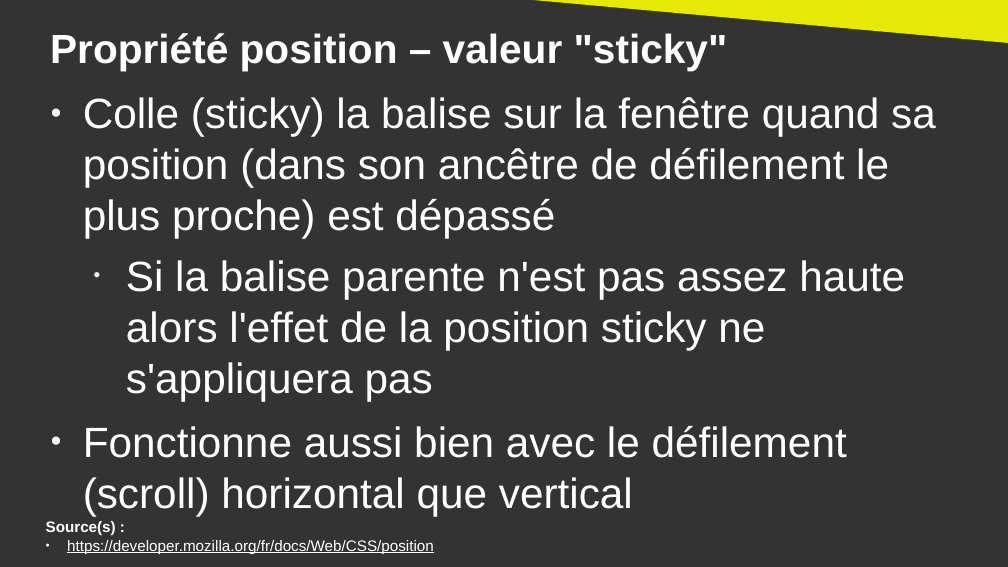
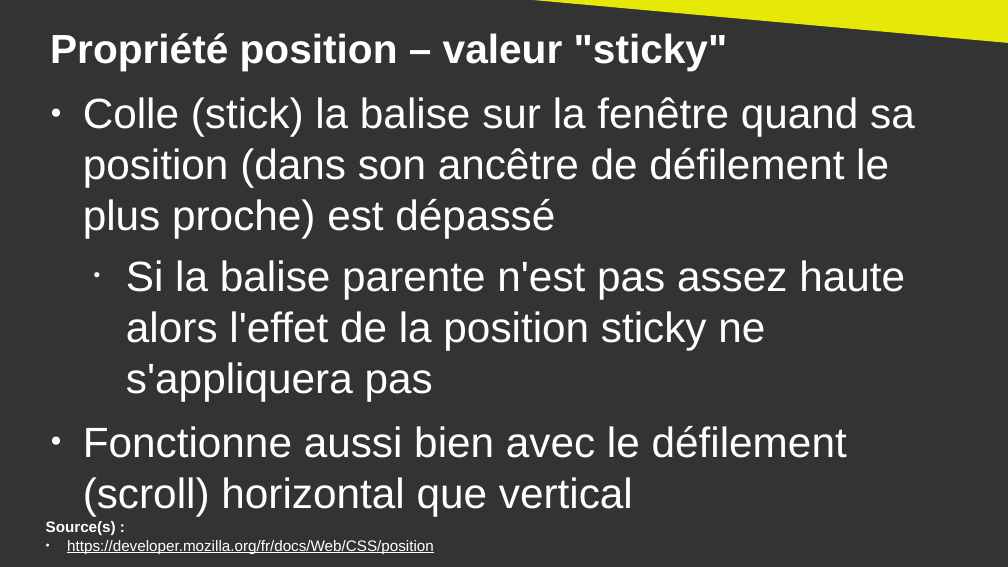
Before and after one commit to DanYellow/cours, a slide deck: slide 15 of integration-web-s2/travaux-pratiques/numero-1/presentation.odp. Drawn at 1008x567 pixels with LibreOffice and Linux fonts; fonts in the diff are those of the drawing. Boxes give left, top, right and bottom in pixels: in the first picture for what was removed or moved away, otherwise in the second. Text is boxed around its words. In the diff, an @@ line names an element or a change of style, - is before the commit and + after.

```diff
--- a/integration-web-s2/travaux-pratiques/numero-1/presentation.odp
+++ b/integration-web-s2/travaux-pratiques/numero-1/presentation.odp
@@ text at (83,97,915,238): text changed @@
-● Colle (sticky) la balise sur la fenêtre quand sa position (dans son ancêtre de défilement le plus proche) est dépassé
+● Colle (stick) la balise sur la fenêtre quand sa position (dans son ancêtre de défilement le plus proche) est dépassé
```
Also in this commit, not shown: 2 other slides changed, 1 slide added, 3 slides removed, 4 other files.
